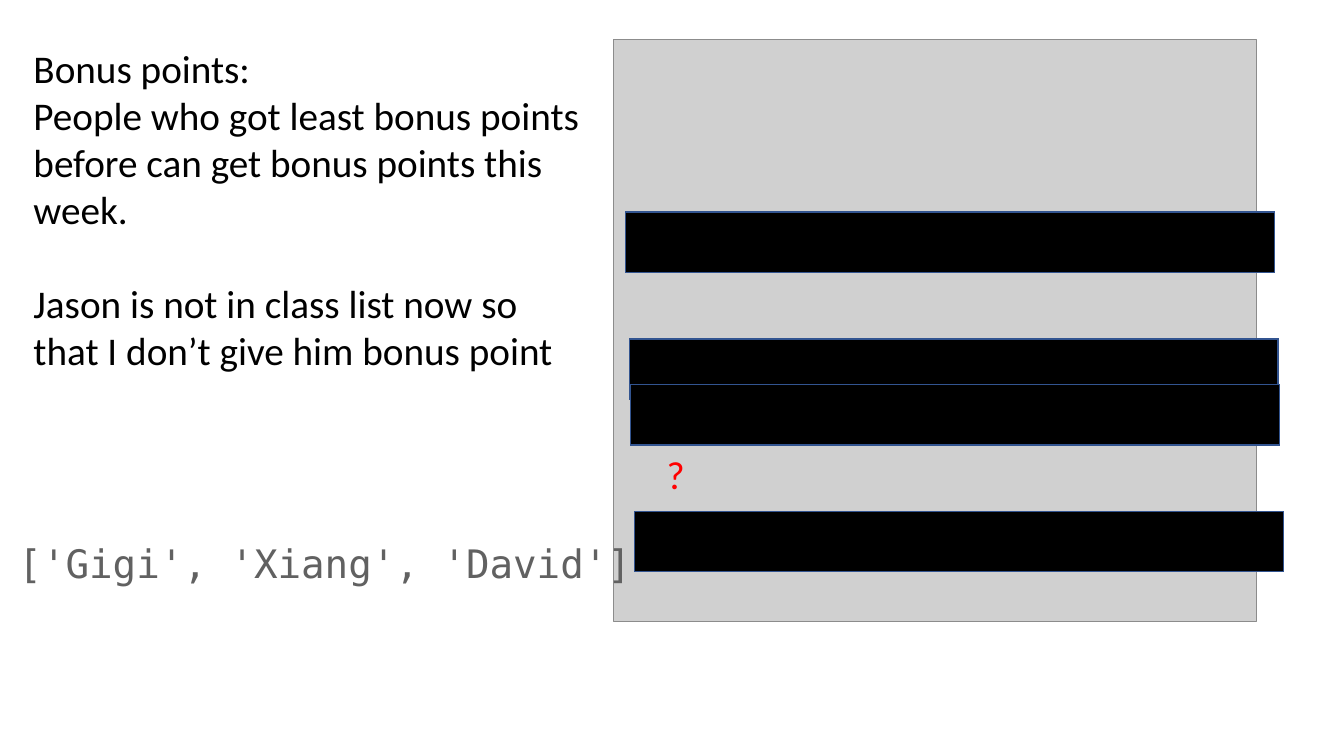
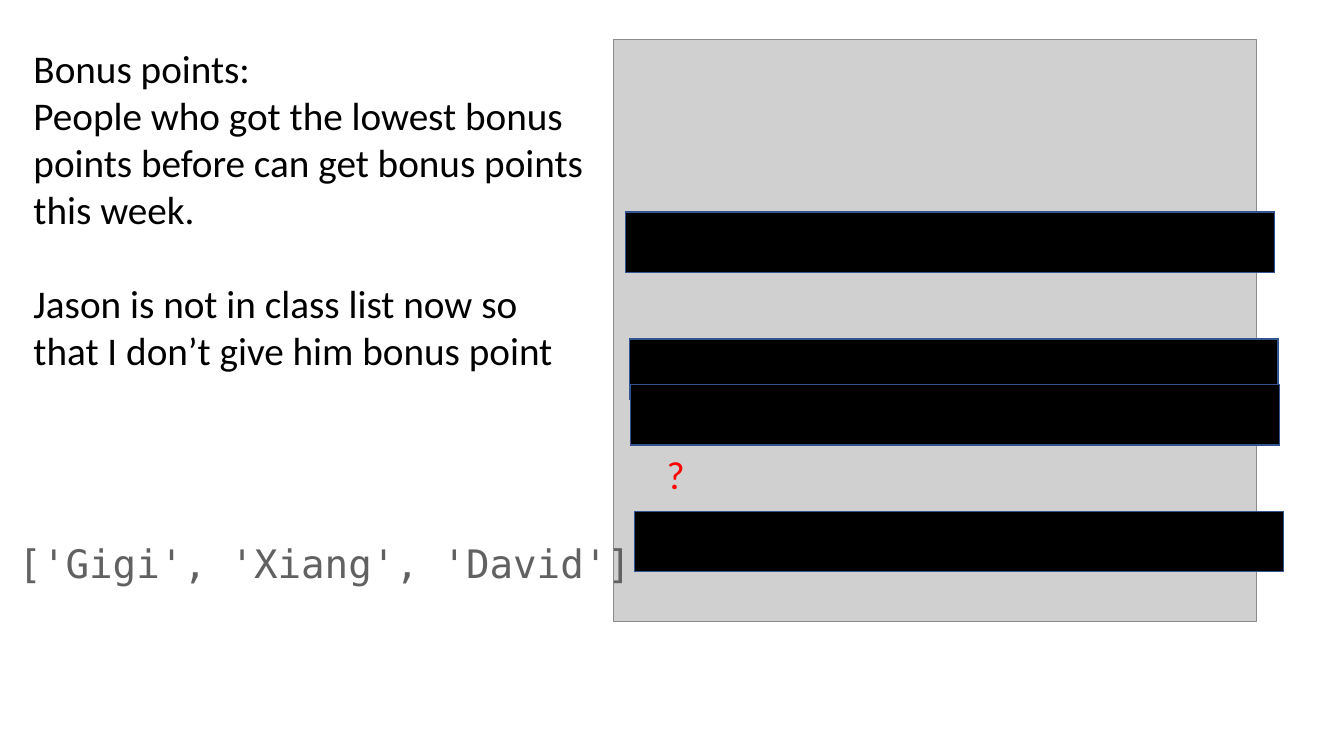
Before and after one commit to HAS-Tools-Fall2021/homework-xingyuzhang95, a slide deck: slide 4 of forecast_evaluation_wk12.pptx (slide 5 before the commit). Drawn at 1344x756 pixels with LibreOffice and Linux fonts; fonts in the diff are those of the drawing; grey boxes stand for pictures. Boxes give left, top, right and bottom in pixels: in the first picture for what was removed or moved away, otherwise in the second. Text is boxed around its words. In the diff, an @@ line names an element or a change of style, - is before the commit and + after.

```diff
--- a/forecast_evaluation_wk12.pptx
+++ b/forecast_evaluation_wk12.pptx
@@ text at [33, 102, 583, 225]: text changed @@
-People who got least bonus points before can get bonus points this week.
+People who got the lowest bonus points before can get bonus points this week.
```
Also in this commit, not shown: 2 other slides changed, 1 slide added, 1 slide removed, 2 other files.
